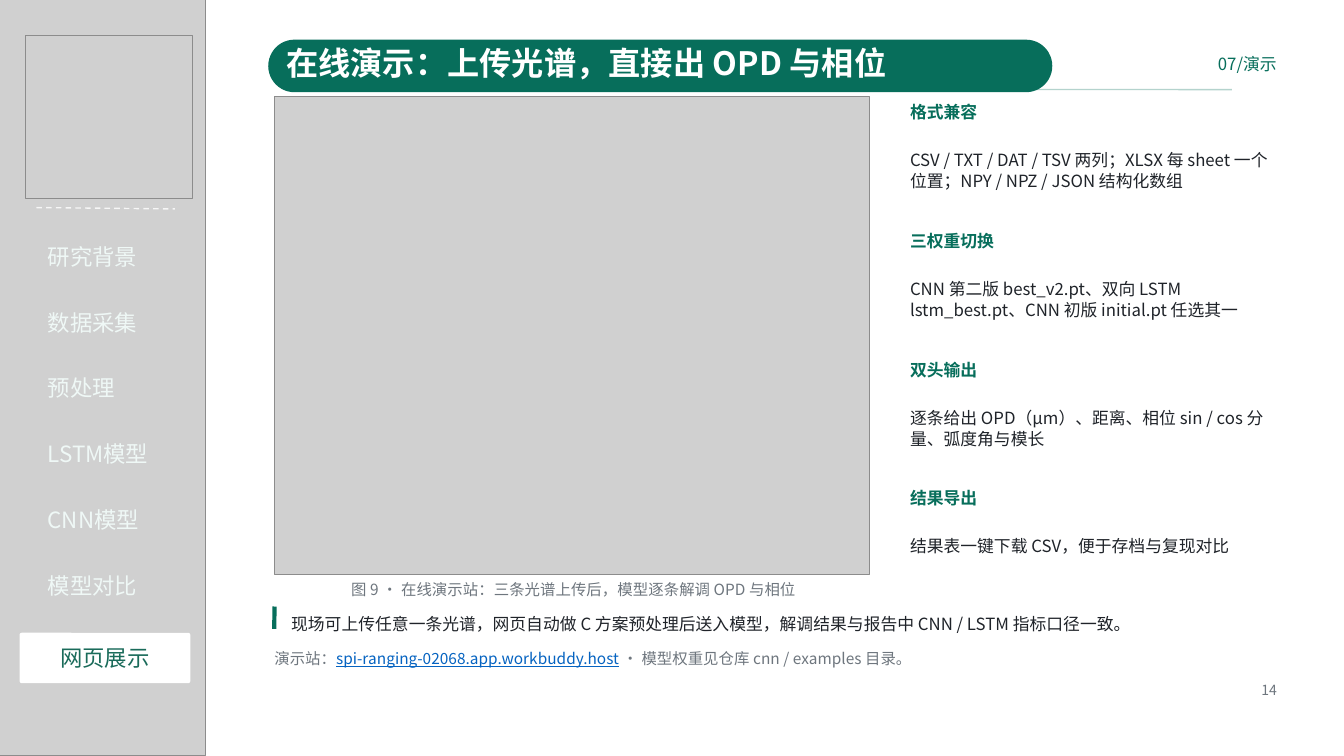
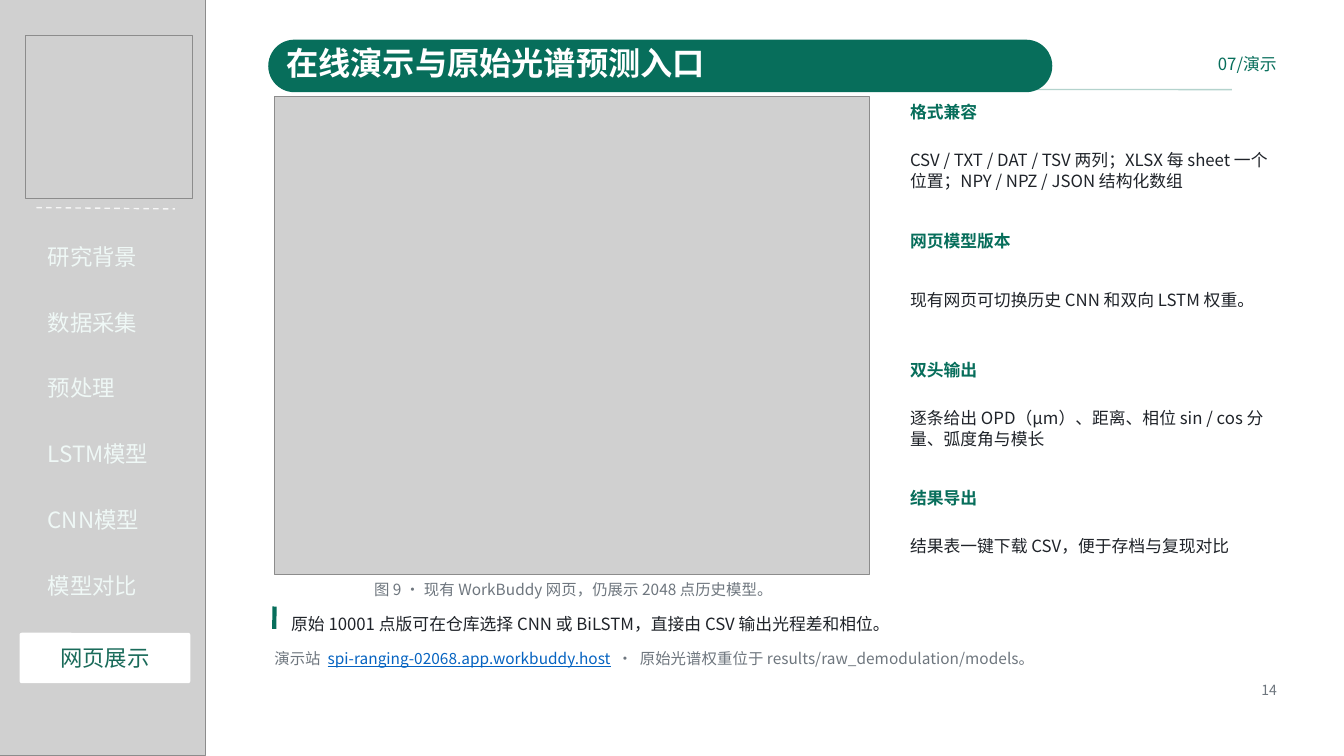
Before and after one commit to Kyson001/intelligent-demodulation-of-spectral-interference-signalsls, a slide deck: slide 14 of presentations/2.0.pptx. Drawn at 1344x756 pixels with LibreOffice and Linux fonts; fonts in the diff are those of the drawing; grey boxes stand for pictures. Boxes give left, top, right and bottom in pixels: in the first picture for what was removed or moved away, otherwise in the second. Text is boxed around its words. In the diff, an @@ line names an element or a change of style, - is before the commit and + after.

Commit message:
Train raw-spectrum CNN and BiLSTM and update project presentation

```diff
--- a/presentations/2.0.pptx
+++ b/presentations/2.0.pptx
@@ text at bbox=[286, 47, 705, 78]: text changed @@
-在线演示：上传光谱，直接出 OPD 与相位
+在线演示与原始光谱预测入口
@@ text at bbox=[910, 233, 1011, 249]: text changed @@
-三权重切换
+网页模型版本
@@ text at bbox=[910, 292, 1254, 308]: text changed @@
-CNN 第二版 best_v2.pt、双向 LSTM lstm_best.pt、CNN 初版 initial.pt 任选其一
+现有网页可切换历史 CNN 和双向 LSTM 权重。
@@ text at bbox=[374, 582, 773, 599]: text changed @@
-图 9 · 在线演示站：三条光谱上传后，模型逐条解调 OPD 与相位
+图 9 · 现有 WorkBuddy 网页，仍展示 2048 点历史模型。
@@ text at bbox=[291, 616, 890, 632]: text changed @@
-现场可上传任意一条光谱，网页自动做 C 方案预处理后送入模型，解调结果与报告中 CNN / LSTM 指标口径一致。
+原始 10001 点版可在仓库选择 CNN 或 BiLSTM，直接由 CSV 输出光程差和相位。
@@ text at bbox=[274, 651, 1034, 668]: text changed; text colour #0563C1 to #6E767E @@
-演示站：spi-ranging-02068.app.workbuddy.host · 模型权重见仓库 cnn / examples 目录。
+演示站 spi-ranging-02068.app.workbuddy.host · 原始光谱权重位于 results/raw_demodulation/models。
```
Also in this commit, not shown: 13 other slides changed, 18 other files.
